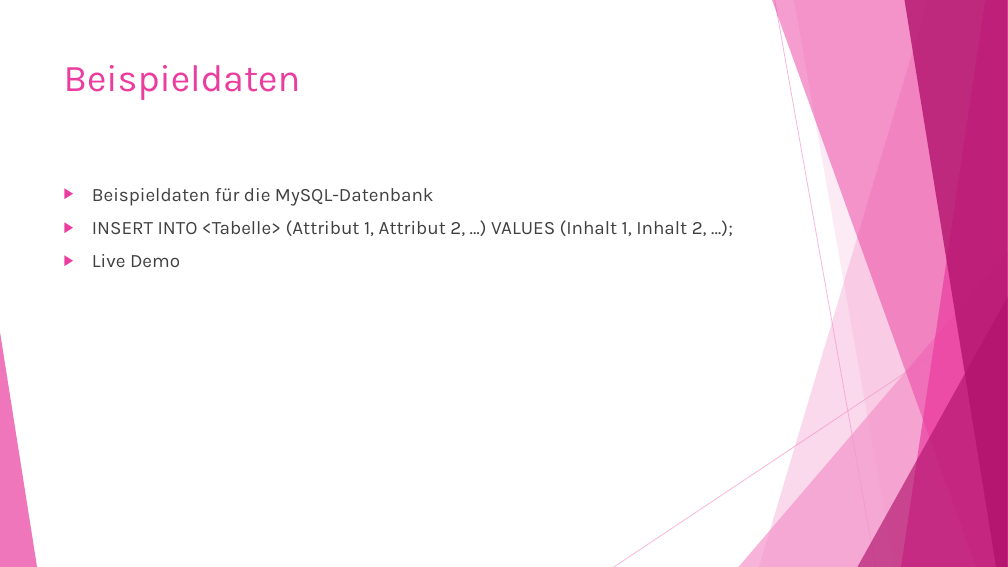
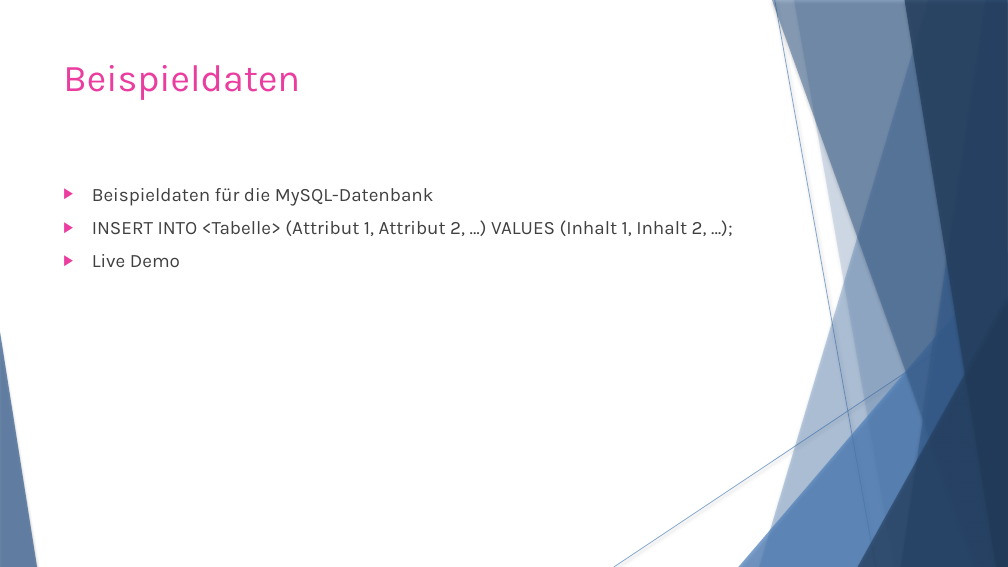
Before and after one commit to WieseGmbH-Datenbanken/Datenbank, a slide deck: slide 8 of Mobile Teile EndPräsi.pptx (slide 7 before the commit). Drawn at 1008x567 pixels with LibreOffice and Linux fonts; fonts in the diff are those of the drawing. Boxes give left, top, right and bottom in pixels: in the first picture for what was removed or moved away, otherwise in the second. Text is boxed around its words. In the diff, an @@ line names an element or a change of style, - is before the commit and + after.

```diff
--- a/Mobile Teile EndPräsi.pptx
+++ b/Mobile Teile EndPräsi.pptx
@@ freeform shape at [759, 0, 1008, 567]: fill #F496CB at 36% opacity to #4F81BD at 36% opacity; shadow on @@
@@ freeform shape at [772, 0, 1008, 567]: fill #EB3D9F at 50% opacity to #376092 at 50% opacity; shadow on @@
@@ line (775, 0) - (876, 567): stroke #F496CB 0.75 pt to #4F81BD 0.74 pt @@
@@ freeform shape at [794, 0, 1008, 567]: fill #F496CB at 20% opacity to #4F81BD at 20% opacity; shadow on; outline redrawn @@
@@ freeform shape at [901, 0, 1008, 567]: fill #EB3D9F at 70% opacity to #376092 at 70% opacity; shadow on @@
@@ freeform shape at [904, 0, 1008, 567]: fill #B2136D at 80% opacity to #254061 at 80% opacity; shadow on @@
@@ text "Beispieldaten für die MySQL-Datenbank" at [92, 188, 707, 267]: indent changed @@
@@ triangle at [739, 252, 1008, 567]: fill #F496CB at 72% opacity to #4F81BD at 72% opacity; shadow on @@
@@ triangle at [858, 297, 1008, 567]: fill #B2136D at 66% opacity to #254061 at 66% opacity; shadow on @@
@@ line (1008, 305) - (614, 567): stroke #F496CB 0.75 pt to #4F81BD 0.74 pt @@
@@ triangle at [0, 332, 37, 567]: fill #EB3D9F at 70% opacity to #376092 at 70% opacity; shadow on @@
```
Also in this commit, not shown: 9 other slides changed, 1 slide added, 1 other file.
